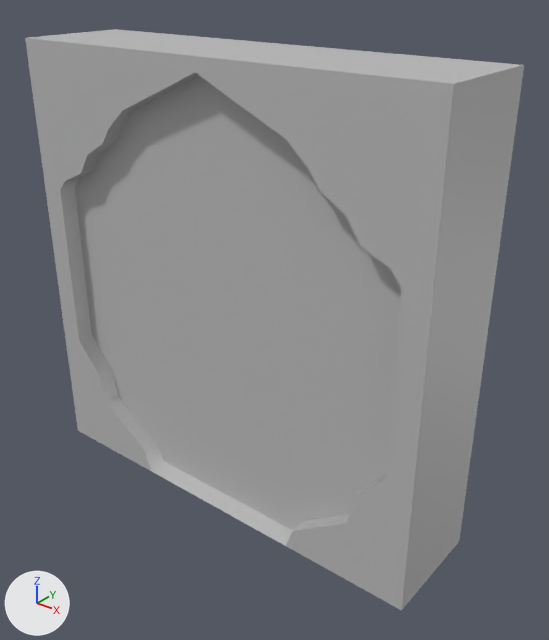
A saved change to the FBX model Assets/Models/paredePortal.fbx.
The view is the same before and after, from a camera (50 mm lens) standing at (3.97, -4.56, 4.67) and looking at (0.26, 0.08, 1.79). Arrows for +X, +Y and +Z are at lower left; the lights stay in place. Where no turn or scale is listed for an object, it has been applied to the vertices.
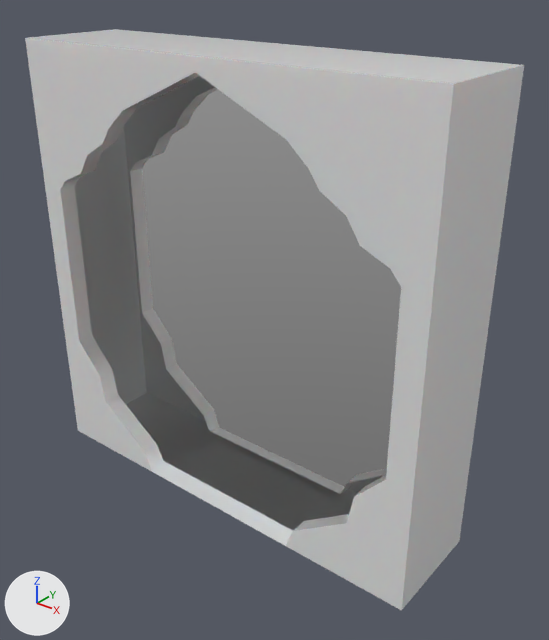
The change in detail:
Material 'aiStandardSurface2' (mat_aistandardsurface2) is new.
Its base color is (0.8, 0.8, 0.8) (white #e7e7e7).
Its roughness is 0.0.
Its subsurface weight is 0.1.
Its subsurface scale is 1.0.
Its anisotropic is 0.5.
Material 'aiStandardSurface1' (mat_aistandardsurface1) is new.
Its base color is (1.0, 1.0, 1.0) (white #ffffff).
Its roughness is 0.0.
Its ior is 1.0.
Its anisotropic is 0.5.
Its transmission weight is 1.0.
Its coat weight is 1.0.
Its coat roughness is 0.0.
Its coat ior is 1.0.
me_mesh has 184 vertices, 184 faces and spans x -2.0..2.0, y -0.5..0.5, z -2.0..2.0.
me_mesh is used by ob_pcube4; location (0.0, 0.0, 2.0).
me_mesh part 1: 78 of the faces centred in x -2.0..2.0, y -0.5..0.5, z 0.76..2.0 switch from mat_lambert1 (grey #bcbcbc) to mat_aistandardsurface2 (white #e7e7e7).
me_mesh part 2: 48 of the faces centred in x -2.0..2.0, y -0.5..0.5, z -2.0..-0.98 switch from mat_lambert1 (grey #bcbcbc) to mat_aistandardsurface2 (white #e7e7e7).
me_mesh part 3: 5 of the faces centred in x -2.0..-1.77, y -0.5..0.5, z -0.06 switch from mat_lambert1 (grey #bcbcbc) to mat_aistandardsurface2 (white #e7e7e7).
me_mesh part 4: 5 of the faces centred in x 1.77..2.0, y -0.5..0.5, z -0.06 switch from mat_lambert1 (grey #bcbcbc) to mat_aistandardsurface2 (white #e7e7e7).
me_mesh part 5: all 48 faces centred in x -0.89..0.89, y -0.34..0.34, z -1.87..1.65 switch from mat_lambert1 (grey #bcbcbc) to mat_aistandardsurface1 (white #ffffff).

Changed parts and their boxes (x1, y1, x2, y2) in the pictures (549 x 640 px):
part 1 of me_mesh, recoloured: (25, 29, 524, 296) in both
part 2 of me_mesh, recoloured: (65, 335, 474, 611) in both
part 3 of me_mesh, recoloured: (45, 186, 92, 341) in both
part 4 of me_mesh, recoloured: (386, 252, 499, 491) in both
part 5 of me_mesh, recoloured: (75, 76, 401, 530) in both
